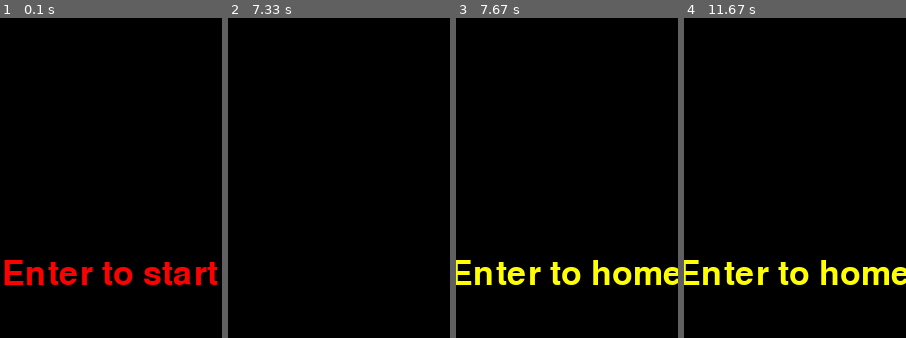
Above: before the commit, frames 1-4 (left to right).
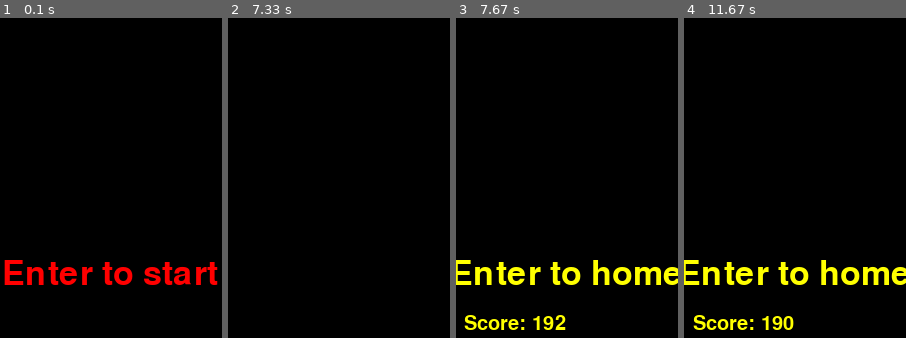
Above: after the commit, the same moments.

Repository: sscoach/pygame-space
Game: pygame game, started from main.py
The game is run twice, just before and just after one commit, with the same random seed, the same clock (stepped at 60 frames per second) and the same inputs.
Inputs:
- Up to frame 1 (0.1 s): no input
- Up to frame 2 (7.33 s): tap Enter at 0.33 s; tap Space at 0.67, 1.07, 1.37, 1.63, 1.93, 2.07, 2.37, 2.73, 3.03, 3.23, 3.53, 3.73, 4.03, 4.23, 4.53, 4.8, 5.1, 5.23, 5.53, 5.9, 6.2, 6.4, 6.7, 6.9, 7.2 s; hold Left 1-1.53 s; hold Left 1.57-1.97 s; hold Right 2-2.63 s; hold Left 2.67-3.13 s; hold Right 3.17-3.63 s; hold Right 3.67-4.13 s; hold Left 4.17-4.7 s; hold Left 4.73-5.13 s; hold Right 5.17-5.8 s; hold Left 5.83-6.3 s; hold Right 6.33-6.8 s; hold Right 6.83-7.3 s
- Up to frame 3 (7.67 s): hold Left from 7.33 s (still down); tap Space at 7.4 s
- Up to frame 4 (11.67 s): tap Space at 7.7, 8.38, 9.82, 11.32 s; release Left at 7.87 s; tap Enter at 7.9, 8.3, 9.15, 10.82 s; hold Left 8.57-8.97 s; hold Right 9-9.63 s; hold Left 9.67-10.13 s; hold Right 10.17-10.63 s; hold Right 10.67-11.13 s; hold Left from 11.17 s (still down)
The pictures show only the part of the screen within x 33-83%, y 10-60%; the shares and areas given below are measured in that part.

Frames 1-2 are identical in both runs. In frame 3, 1.0% of the frame differs, in the area x 3-50%, y 92-98%; in frame 4, 1.0%, in the area x 4-50%, y 92-98%.

Commit message:
game_over_scene score

Diff:
--- a/scene_manager.py
+++ b/scene_manager.py
@@ -11,10 +11,10 @@
             self.scene = scene
             self.scene.on_begin()
 
-    def change(self, name):
+    def change(self, name, **kwargs):
         self.scene.on_end()
         self.scene = self.scenes[name]
-        self.scene.on_begin()
+        self.scene.on_begin(**kwargs)
 
 
 SceneManager.instance = SceneManager()
--- a/scenes/base_scene.py
+++ b/scenes/base_scene.py
@@ -1,6 +1,6 @@
 class BaseScene:
 
-    def on_begin(self):
+    def on_begin(self, **kwargs):
         pass
 
     def on_end(self):
--- a/scenes/game_over_scene.py
+++ b/scenes/game_over_scene.py
@@ -4,6 +4,13 @@
 
 
 class GameOverScene(BaseScene):
+    def __init__(self):
+        self.score_font = pygame.font.Font(None, 30)
+        self.score = 0
+
+    def on_begin(self, **kwargs):
+        self.score = kwargs["score"]
+
     def on_key_down(self, key):
         if key == pygame.K_RETURN:
             SceneManager.instance.change("home")
@@ -13,3 +20,7 @@
         text = font.render("Press Enter to home", True, (255, 255, 0))
         text_rect = text.get_rect(center=(surface.get_width() / 2, surface.get_height() / 2))
         surface.blit(text, text_rect)
+
+        text = self.score_font.render(f"Score: {self.score}", True, (255, 255, 0))
+        text_rect = text.get_rect(center=(surface.get_width() / 2, surface.get_height() / 2 + 50))
+        surface.blit(text, text_rect)
--- a/scenes/game_scene.py
+++ b/scenes/game_scene.py
@@ -30,7 +30,7 @@
         self.score = 0
 
 
-    def on_begin(self):
+    def on_begin(self, **kwargs):
         self.fighter = Fighter()
         for y in range(2):  # y: 0, 1
             for x in range(3):  # x: 0, 1, 2
@@ -84,7 +84,7 @@
 
                     if len(self.aliens) == 0:
                         print("Game Clear")
-                        SceneManager.instance.change("game_over")
+                        SceneManager.instance.change("game_over", score=self.score)
 
         for alien in self.aliens:
             alien.update(delta_seconds)
@@ -99,7 +99,7 @@
                 self.aliens.remove(alien)
                 self.explosion_sound.play()
                 print("Game Over")
-                SceneManager.instance.change("game_over")
+                SceneManager.instance.change("game_over", score=self.score)
                 break
 
         for bomb in self.bombs:
@@ -112,7 +112,7 @@
                     self.bombs.remove(bomb)
                     self.explosion_sound.play()
                     print("Game Over")
-                    SceneManager.instance.change("game_over")
+                    SceneManager.instance.change("game_over", score=self.score)
                     break
 
         for explosion in self.explosions:
